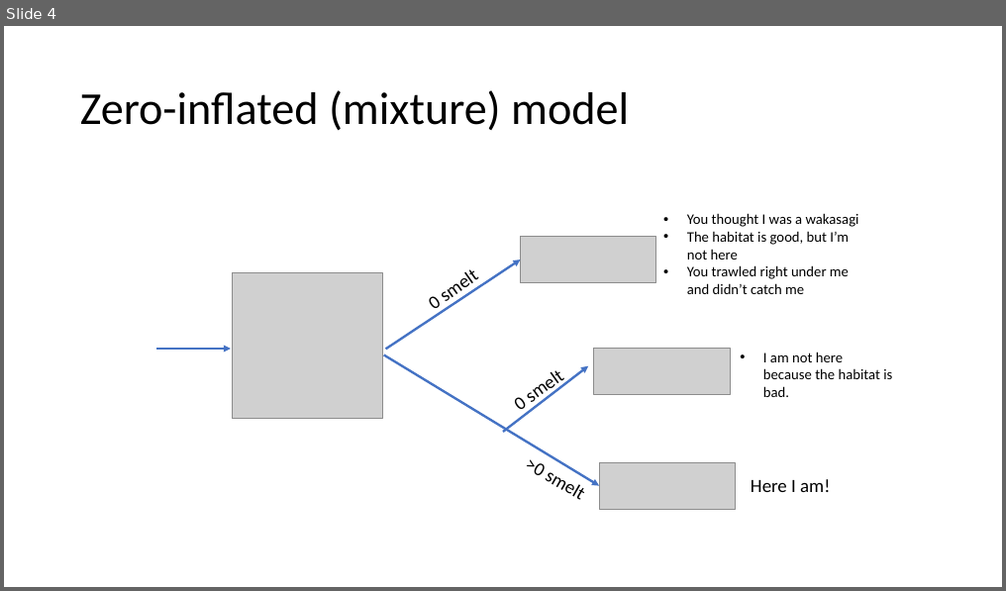
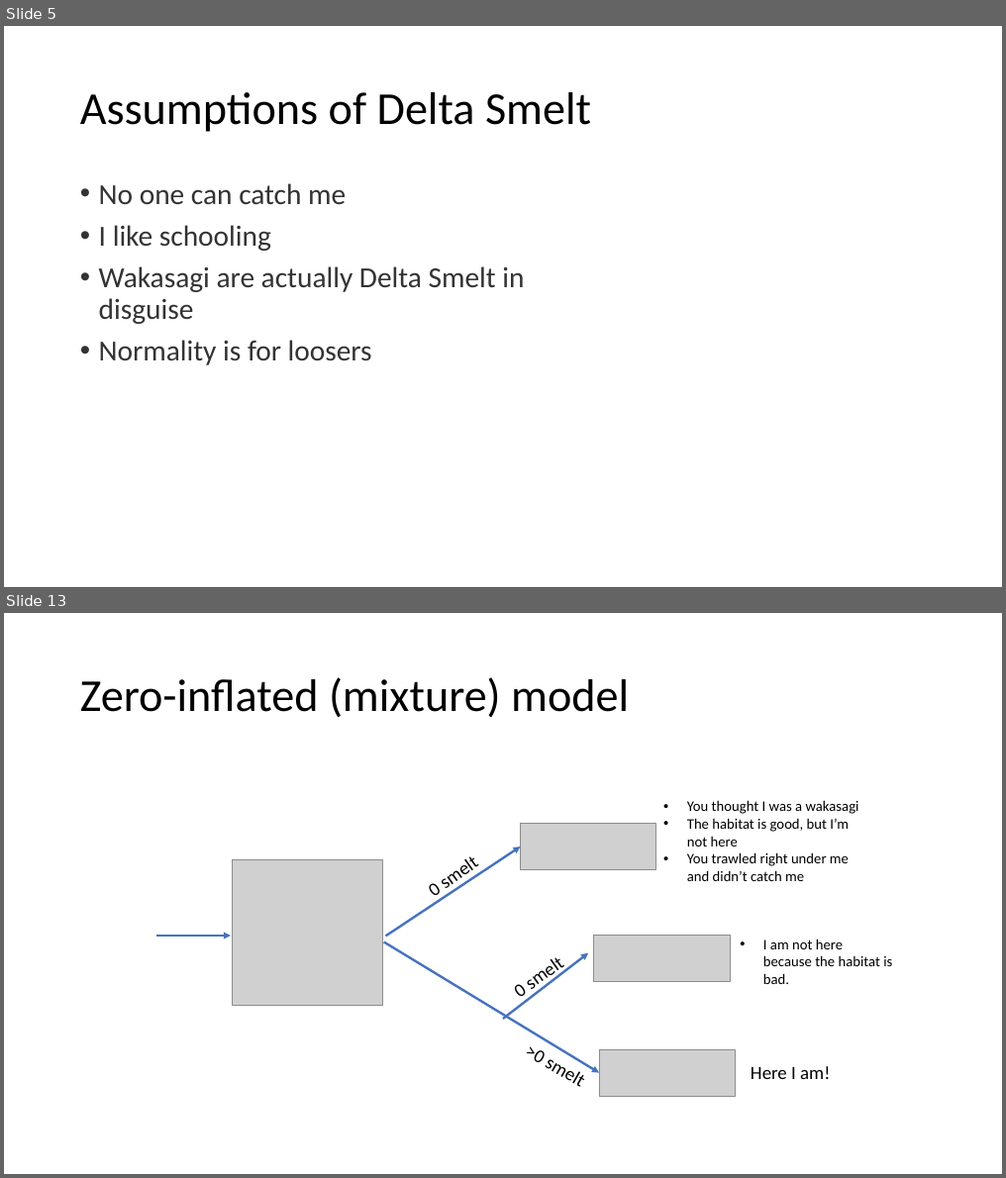
Before and after one commit to InteragencyEcologicalProgram/DataScience, a slide deck: 2019.08.08_countmodels presentation/zipzap.pptx. Shown one above the other, each under a label of ours: slide 4 before the commit, slides 5 and 13 after it; the slides between them are not shown. The pictures are 1006x591 and 1006x1178 pixels, drawn with LibreOffice and Linux fonts; fonts in the diff are those of the drawing; grey boxes stand for pictures. Boxes give left, top, right and bottom in pixels: in the first picture for what was removed or moved away, otherwise in the second. Text is boxed around its words. In the diff, an @@ line names an element or a change of style, - is before the commit and + after.

```diff
--- a/2019.08.08_countmodels presentation/zipzap.pptx
+++ b/2019.08.08_countmodels presentation/zipzap.pptx
@@ slide 5 added at box(4, 26, 1002, 587), background #FFFFFF @@
@@ title added at box(80, 92, 591, 132), 44 pt, text #000000 @@
+Assumptions of Delta Smelt
@@ text added at box(99, 183, 524, 366), 28 pt, text #333333 @@
+• No one can catch me
+• I like schooling
+• Wakasagi are actually Delta Smelt in disguise
+• Normality is for loosers
@@ what was slide 4 is now slide 13 @@
```
Also in this commit, not shown: 3 slides changed, 8 other slides added, 8 other files.
